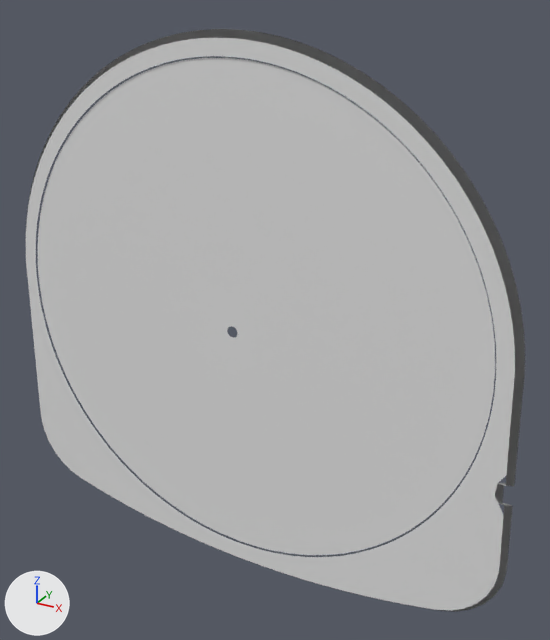
Renders of the OBJ model fork/floating-media/DATA/float_psp_refl0.obj from each side of a commit.
Before and after are seen from a 50 mm camera at (1.24, -2.03, 1.06) aimed at (0.11, 0.03, 0.03). The axes (+X, +Y, +Z) are drawn at lower left. The lights are the same throughout. The picture after the commit comes second. Where no turn or scale is listed for an object, it has been applied to the vertices.

In view in the first picture: 'float_psp_refl0'.
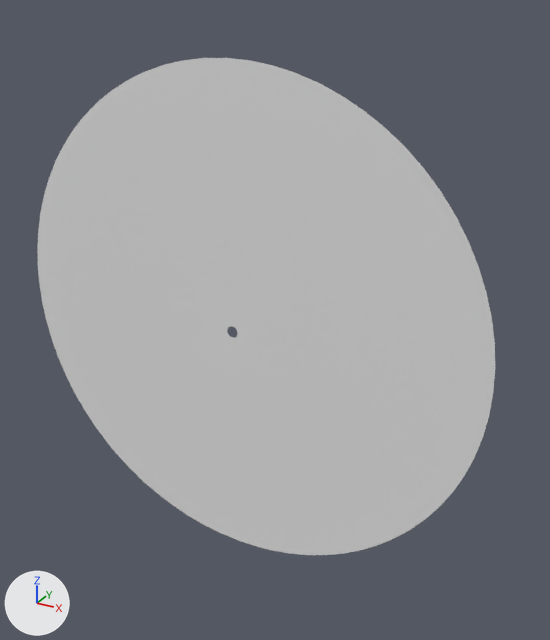
What the commit changed:
me_float_psp_refl0 is used by ob_float_psp_refl0; location (0.0, 0.0, 0.0).
me_float_psp_refl0 had 579 vertices, 590 faces and spanned x -0.98..0.98, y -0.07..-0.05, z -0.96..0.94.
me_float_psp_refl0 now has 144 vertices, 144 faces and spans x -0.87..0.87, y -0.06, z -0.87..0.87.
me_float_psp_refl0 part 1: the loose piece of 435 vertices spanning x -0.98..0.98, y -0.07..-0.05, z -0.96..0.94 is deleted.

Pixel boxes (x1, y1, x2, y2) of what changed, in the pictures (550 x 640 px):
'float_psp_refl0', reshaped (8% narrower, 15% shorter): before (26, 29, 525, 612); after (37, 58, 495, 555)
part 1 of me_float_psp_refl0, deleted: before (26, 29, 525, 612)
